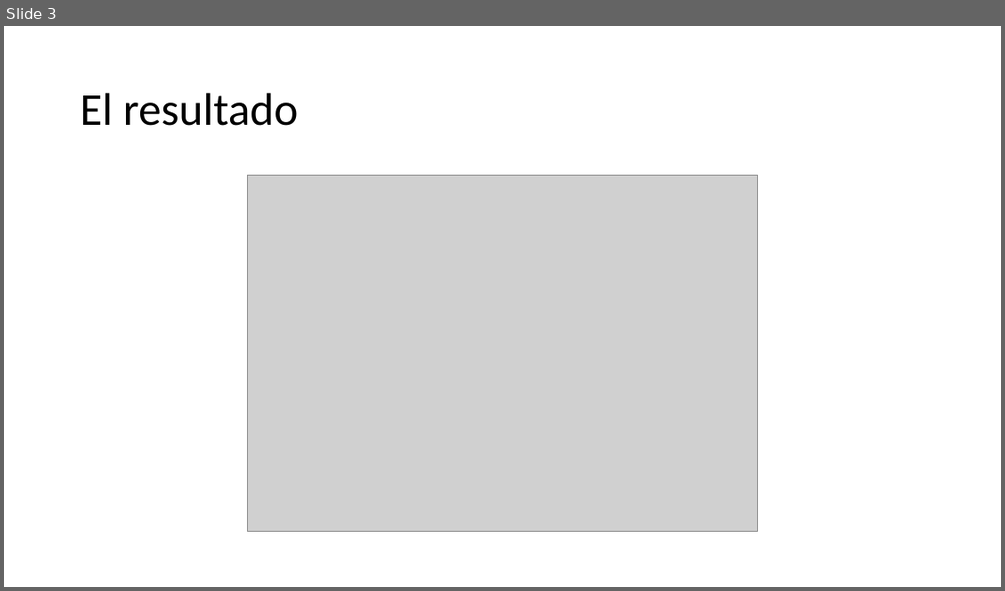
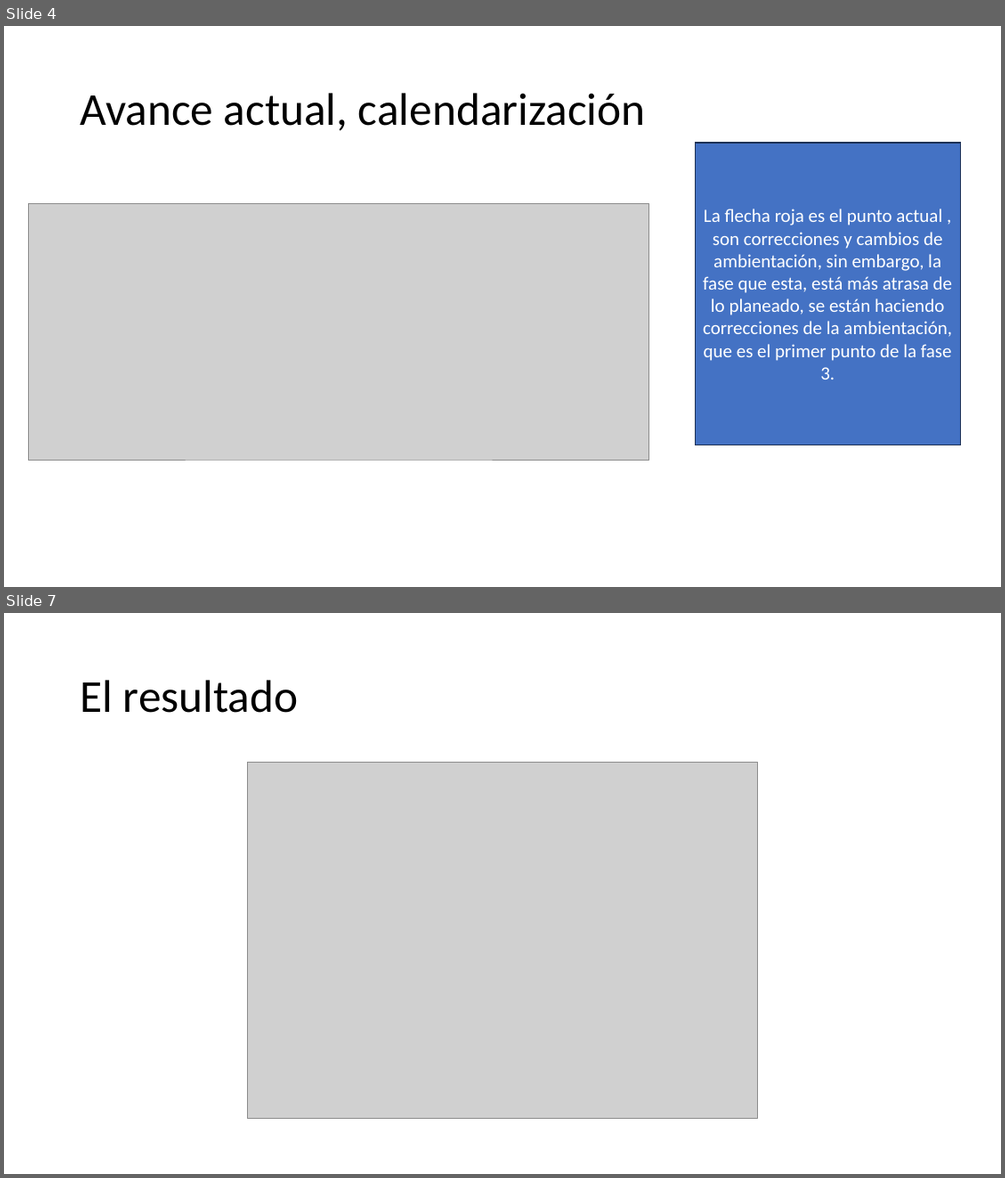
Before and after one commit to EzioFenix/Proyecto_computacion_grafica_2024-1, a slide deck: Presentación del progreso.pptx. Shown one above the other, each under a label of ours: slide 3 before the commit, slides 4 and 7 after it; the slides between them are not shown. The pictures are 1005x591 and 1005x1178 pixels, drawn with LibreOffice and Linux fonts; fonts in the diff are those of the drawing; grey boxes stand for pictures. Boxes give left, top, right and bottom in pixels: in the first picture for what was removed or moved away, otherwise in the second. Text is boxed around its words. In the diff, an @@ line names an element or a change of style, - is before the commit and + after.

```diff
--- a/Presentación del progreso.pptx
+++ b/Presentación del progreso.pptx
@@ slide 4 added at [4, 26, 1001, 587], background #FFFFFF @@
@@ title added at [80, 93, 646, 131], 44 pt, text #000000 @@
+Avance actual, calendarización
@@ rectangle added at [695, 143, 961, 445], fill #4472C4, outline #1E3256 1 pt, 18 pt, text #FFFFFF @@
+La flecha roja es el punto actual , son correcciones y cambios de ambientación, sin embargo, la fase que esta, está más atrasa de lo planeado, se están haciendo correcciones de la ambientación, que es el primer punto de la fase 3.
@@ picture added at [29, 203, 649, 459] @@
@@ what was slide 3 is now slide 7 @@
```
Also in this commit, not shown: 2 slides changed, 10 other slides added, 3 other files.
